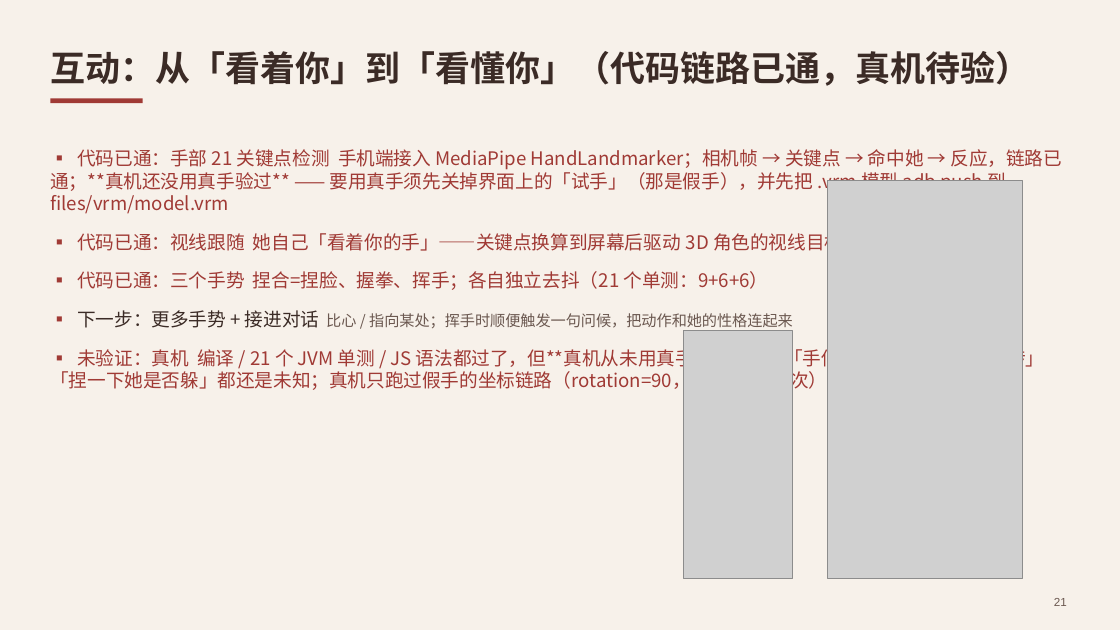
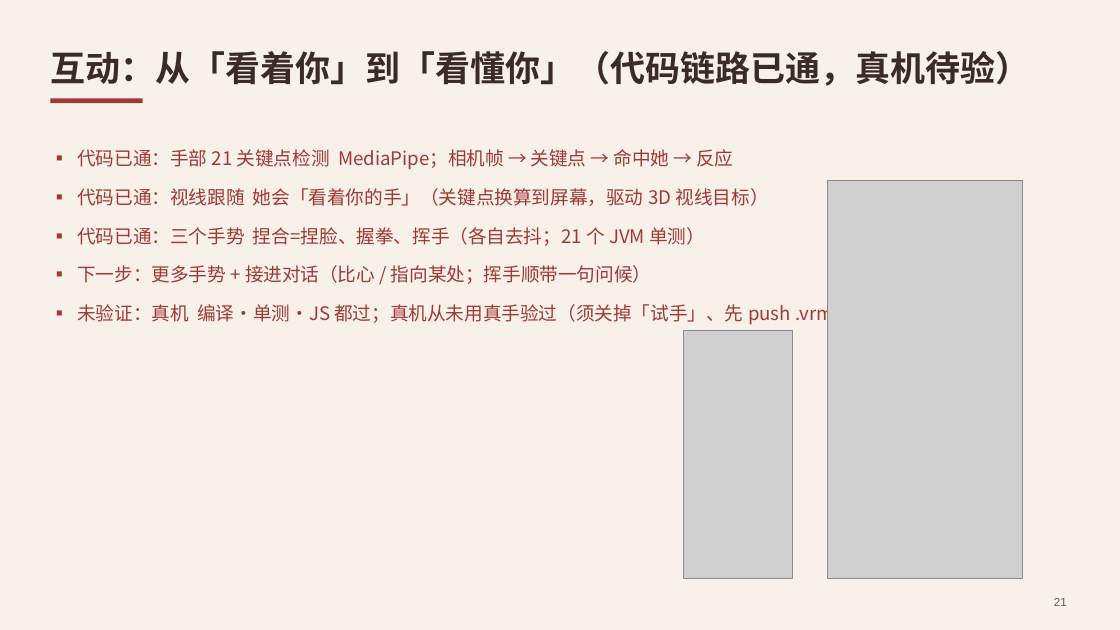
Before and after one commit to sensei142563/AIpet-Murasame, a slide deck: slide 21 of dev/ppt/out/Deck.pptx. Drawn at 1120x630 pixels with LibreOffice and Linux fonts; fonts in the diff are those of the drawing; grey boxes stand for pictures. Boxes give left, top, right and bottom in pixels: in the first picture for what was removed or moved away, otherwise in the second. Text is boxed around its words. In the diff, an @@ line names an element or a change of style, - is before the commit and + after.

```diff
--- a/dev/ppt/out/Deck.pptx
+++ b/dev/ppt/out/Deck.pptx
@@ text at (x1=77, y1=149, x2=852, y2=326): text changed @@
-▪ 代码已通：手部 21 关键点检测 手机端接入 MediaPipe HandLandmarker；相机帧 → 关键点 → 命中她 → 反应，链路已通；**真机还没用真手验过** —— 要用真手须先关掉界面上的「试手」（那是假手），并先把 .vrm 模型 adb push 到 files/vrm/model.vrm
-▪ 代码已通：视线跟随 她自己「看着你的手」——关键点换算到屏幕后驱动 3D 角色的视线目标
-▪ 代码已通：三个手势 捏合=捏脸、握拳、挥手；各自独立去抖（21 个单测：9+6+6）
-▪ 下一步：更多手势 + 接进对话 比心 / 指向某处；挥手时顺便触发一句问候，把动作和她的性格连起来
-▪ 未验证：真机 编译 / 21 个 JVM 单测 / JS 语法都过了，但**真机从未用真手验过** ——「手伸过去她眼睛是否跟着转」「捏一下她是否躲」都还是未知；真机只跑过假手的坐标链路（rotation=90，40 秒命中 4 次）
+▪ 代码已通：手部 21 关键点检测 MediaPipe；相机帧 → 关键点 → 命中她 → 反应
+▪ 代码已通：视线跟随 她会「看着你的手」（关键点换算到屏幕，驱动 3D 视线目标）
+▪ 代码已通：三个手势 捏合=捏脸、握拳、挥手（各自去抖；21 个 JVM 单测）
+▪ 下一步：更多手势 + 接进对话（比心 / 指向某处；挥手顺带一句问候）
+▪ 未验证：真机 编译·单测·JS 都过；真机从未用真手验过（须关掉「试手」、先 push .vrm）
```
Also in this commit, not shown: 6 other files.
